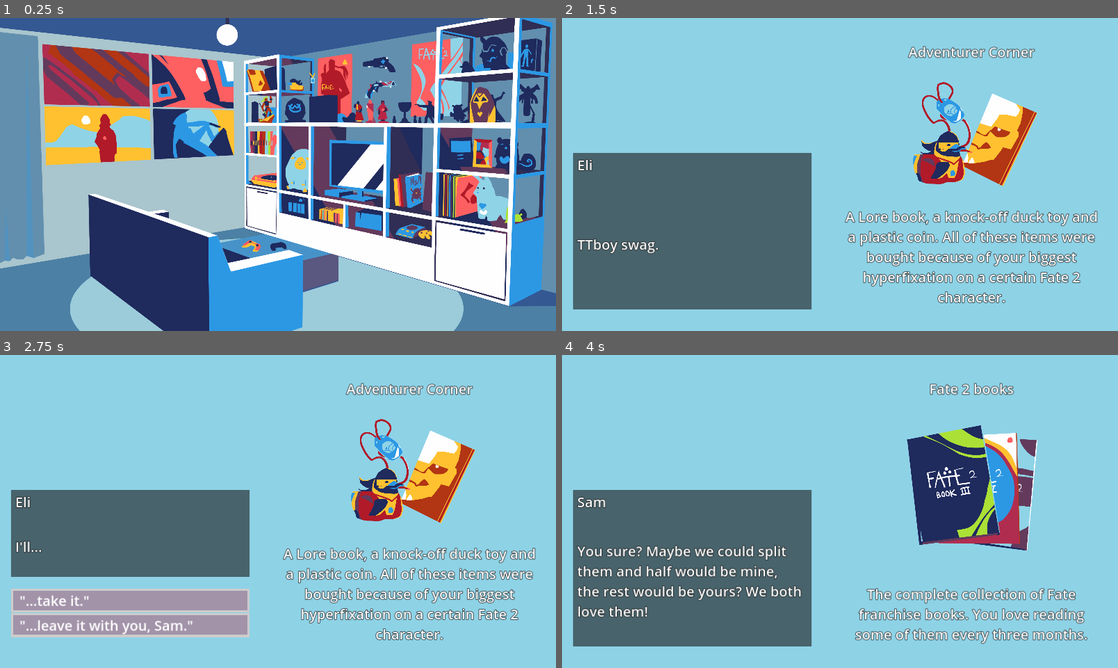
Above: before the commit, frames 1-4 (two rows, left to right).
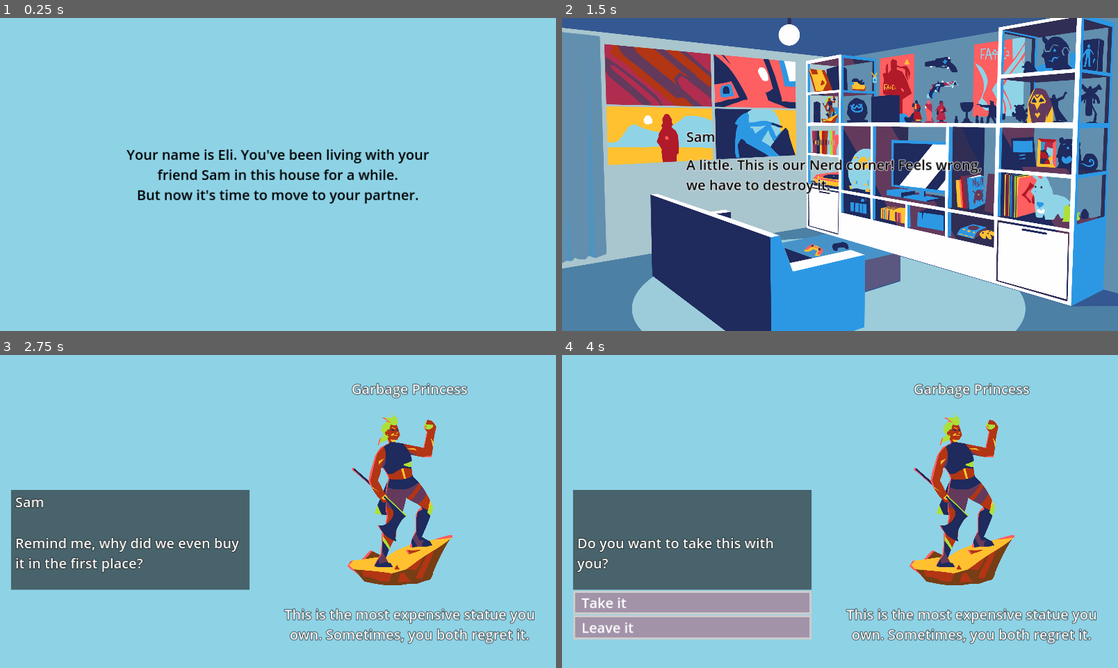
Above: after the commit, the same moments.

Repository: milana-94888u/by-the-shelf
Game: Godot game, scene res://src/scenes/ui/game_start_screen/game_start_screen.tscn
The game is run twice, just before and just after one commit, with the same random seed, the same clock (stepped at 60 frames per second) and the same inputs. Before the commit the project starts from res://src/scenes/room/room.tscn.
Inputs (mouse positions are in pixels of both pictures, inside the frame that each line leads up to):
- Up to frame 1 (0.25 s): no input
- Up to frame 2 (1.5 s): tap Enter (ui_accept) at 0.5, 1.35 s; move the mouse to (845, 80) at 0.52 s; hold Enter (ui_accept) 0.53-1.28 s; click (845, 80) at 0.67 s; move the mouse to (701, 111) at 1.27 s; click (701, 111) at 1.42 s
- Up to frame 3 (2.75 s): tap Enter (ui_accept) at 1.52, 1.82 s; move the mouse to (266, 448) at 2.02 s; hold Enter (ui_accept) from 2.03 s (still down); click (266, 448) at 2.17 s
- Up to frame 4 (4 s): release Enter (ui_accept) at 2.75 s; click (689, 599) at 2.75 s, where only the run before the commit has a clickable "'...take it.'"; tap Enter (ui_accept) at 3.5, 3.6, 3.77 s; move the mouse to (828, 480) at 3.52 s; click (828, 480) at 3.67 s

The runs differ from the first frame. In frame 1, 90% of the frame differs, in the area x 0-100%, y 0-100%; in frame 2, 91%; in frame 3, 21%; in frame 4, 22%.

Commit message:
complete base game

Diff:
--- a/project.godot
+++ b/project.godot
@@ -11,7 +11,7 @@
 [application]
 
 config/name="By The Shelf"
-run/main_scene="res://src/scenes/room/room.tscn"
+run/main_scene="res://src/scenes/ui/game_start_screen/game_start_screen.tscn"
 config/features=PackedStringArray("4.1", "GL Compatibility")
 config/icon="res://icon.svg"
 
@@ -19,6 +19,7 @@
 
 ItemsSelectionManager="*res://src/autoload/items_selection_manager.gd"
 RelationshipManager="*res://src/autoload/relationship_manager.gd"
+BackgroundMusic="res://src/autoload/background_music.tscn"
 
 [display]
 
--- /dev/null
+++ b/src/autoload/background_music.tscn
@@ -0,0 +1,8 @@
+[gd_scene load_steps=2 format=3 uid="uid://cpyp0r5mpmnom"]
+
+[ext_resource type="AudioStream" uid="uid://cid5f3rk3teta" path="res://assets/audio/bgmusic.mp3" id="1_tfakk"]
+
+[node name="BackgroundMusic" type="AudioStreamPlayer"]
+stream = ExtResource("1_tfakk")
+volume_db = -20.0
+autoplay = true
--- a/src/autoload/relationship_manager.gd
+++ b/src/autoload/relationship_manager.gd
@@ -2,6 +2,10 @@
 
 
 var remaining_items: Array[Item]
+
+
+var good_ending := preload("res://src/scenes/ui/outro/good_outro.tscn")
+var bad_ending := preload("res://src/scenes/ui/outro/bad_outro.tscn")
 
 
 func register_item(item: Item) -> void:
@@ -11,7 +15,10 @@
 func unregister_item(item: Item) -> void:
 	remaining_items.erase(item)
 	if remaining_items.is_empty():
-		pass
+		if relationship > 0:
+			get_tree().change_scene_to_packed(good_ending)
+		else:
+			get_tree().change_scene_to_packed(bad_ending)
 
 
 var relationship := 0.0
--- /dev/null
+++ b/src/resources/intro_dialog_line.gd
@@ -0,0 +1,6 @@
+class_name IntroDialogLine
+extends Resource
+
+
+@export var said_by: String
+@export var line_text: String
--- a/src/scenes/ui/dialog/dialog.tscn
+++ b/src/scenes/ui/dialog/dialog.tscn
@@ -20,7 +20,7 @@
 anchor_bottom = 1.0
 grow_horizontal = 2
 grow_vertical = 2
-color = Color(0.558594, 0.824219, 0.902344, 1)
+color = Color(0.556863, 0.823529, 0.901961, 1)
 
 [node name="HSplitContainer" type="HSplitContainer" parent="."]
 layout_mode = 1
@@ -34,13 +34,13 @@
 [node name="DialogSide" type="MarginContainer" parent="HSplitContainer"]
 layout_mode = 2
 
-[node name="DialogBox" type="VSplitContainer" parent="HSplitContainer/DialogSide"]
+[node name="DialogBox" type="VBoxContainer" parent="HSplitContainer/DialogSide"]
 custom_minimum_size = Vector2(0, 720)
 layout_mode = 2
 size_flags_vertical = 8
-split_offset = 400
 
 [node name="DialogPanel" type="Panel" parent="HSplitContainer/DialogSide/DialogBox"]
+custom_minimum_size = Vector2(0, 460)
 layout_mode = 2
 mouse_filter = 1
 
--- /dev/null
+++ b/src/scenes/ui/game_end_screen/game_end_screen.gd
@@ -0,0 +1,9 @@
+extends Control
+
+
+@export var start_scene: PackedScene
+
+
+func _on_restart_button_pressed() -> void:
+	RelationshipManager.relationship = 0.0
+	get_tree().change_scene_to_packed(start_scene)
--- /dev/null
+++ b/src/scenes/ui/game_end_screen/game_end_screen.tscn
@@ -0,0 +1,54 @@
+[gd_scene load_steps=4 format=3 uid="uid://bedwthkwrror3"]
+
+[ext_resource type="Script" path="res://src/scenes/ui/game_end_screen/game_end_screen.gd" id="1_ptwo8"]
+[ext_resource type="PackedScene" uid="uid://dtlxps4jnun7t" path="res://src/scenes/ui/game_start_screen/game_start_screen.tscn" id="2_nldix"]
+
+[sub_resource type="Theme" id="Theme_if0r7"]
+default_font_size = 64
+Label/colors/font_outline_color = Color(0.219608, 0.219608, 0.219608, 1)
+Label/constants/outline_size = 10
+
+[node name="GameEndScreen" type="Control"]
+layout_mode = 3
+anchors_preset = 15
+anchor_right = 1.0
+anchor_bottom = 1.0
+grow_horizontal = 2
+grow_vertical = 2
+theme = SubResource("Theme_if0r7")
+script = ExtResource("1_ptwo8")
+start_scene = ExtResource("2_nldix")
+
+[node name="Background" type="ColorRect" parent="."]
+layout_mode = 1
+anchors_preset = 15
+anchor_right = 1.0
+anchor_bottom = 1.0
+grow_horizontal = 2
+grow_vertical = 2
+color = Color(0.556863, 0.823529, 0.901961, 1)
+
+[node name="VBoxContainer" type="VBoxContainer" parent="."]
+layout_mode = 1
+anchors_preset = 8
+anchor_left = 0.5
+anchor_top = 0.5
+anchor_right = 0.5
+anchor_bottom = 0.5
+offset_left = -284.0
+offset_top = -95.5
+offset_right = 284.0
+offset_bottom = 95.5
+grow_horizontal = 2
+grow_vertical = 2
+
+[node name="Label" type="Label" parent="VBoxContainer"]
+layout_mode = 2
+text = "The game finished"
+
+[node name="RestartButton" type="Button" parent="VBoxContainer"]
+layout_mode = 2
+mouse_default_cursor_shape = 2
+text = "Restart"
+
+[connection signal="pressed" from="VBoxContainer/RestartButton" to="." method="_on_restart_button_pressed"]
--- /dev/null
+++ b/src/scenes/ui/game_start_screen/game_start_screen.gd
@@ -0,0 +1,31 @@
+extends Control
+
+
+@onready var labels_row: Array[Label] = [
+	$FirstLabel as Label, $SecondLabel as Label, $ThirdLabel as Label
+]
+
+
+@export var next_scene: PackedScene
+
+
+var current_label := 0
+
+
+func move_line() -> void:
+	for label in labels_row:
+		label.hide()
+	if current_label < labels_row.size():
+		labels_row[current_label].show()
+	else:
+		get_tree().change_scene_to_packed(next_scene)
+	current_label += 1
+
+
+func _ready() -> void:
+	move_line()
+
+
+func _input(event: InputEvent) -> void:
+	if event.is_action_pressed("ui_accept"):
+		move_line()
--- /dev/null
+++ b/src/scenes/ui/game_start_screen/game_start_screen.tscn
@@ -0,0 +1,117 @@
+[gd_scene load_steps=6 format=3 uid="uid://dtlxps4jnun7t"]
+
+[ext_resource type="Script" path="res://src/scenes/ui/game_start_screen/game_start_screen.gd" id="1_dt6eb"]
+[ext_resource type="PackedScene" uid="uid://ccftig6hopdso" path="res://src/scenes/ui/intro/intro.tscn" id="2_ughir"]
+
+[sub_resource type="StyleBoxEmpty" id="StyleBoxEmpty_0s35v"]
+content_margin_left = 12.0
+content_margin_right = 12.0
+
+[sub_resource type="StyleBoxFlat" id="StyleBoxFlat_w02rq"]
+bg_color = Color(0.6, 0.6, 0.6, 0)
+border_width_left = 20
+border_width_top = 20
+border_width_right = 20
+border_width_bottom = 20
+border_color = Color(0, 0, 0, 1)
+
+[sub_resource type="Theme" id="Theme_4uypa"]
+default_font_size = 64
+Label/colors/font_color = Color(0, 0, 0, 1)
+Label/styles/normal = SubResource("StyleBoxEmpty_0s35v")
+Panel/styles/panel = SubResource("StyleBoxFlat_w02rq")
+
+[node name="GameStartScreen" type="Control"]
+layout_mode = 3
+anchors_preset = 15
+anchor_right = 1.0
+anchor_bottom = 1.0
+grow_horizontal = 2
+grow_vertical = 2
+theme = SubResource("Theme_4uypa")
+script = ExtResource("1_dt6eb")
+next_scene = ExtResource("2_ughir")
+
+[node name="Background" type="ColorRect" parent="."]
+layout_mode = 1
+anchors_preset = 15
+anchor_right = 1.0
+anchor_bottom = 1.0
+grow_horizontal = 2
+grow_vertical = 2
+color = Color(0.556863, 0.823529, 0.901961, 1)
+
+[node name="FirstLabel" type="Label" parent="."]
+visible = false
+custom_minimum_size = Vector2(1440, 0)
+layout_mode = 1
+anchors_preset = 8
+anchor_left = 0.5
+anchor_top = 0.5
+anchor_right = 0.5
+anchor_bottom = 0.5
+offset_left = -720.0
+offset_top = -136.5
+offset_right = 720.0
+offset_bottom = 136.5
+grow_horizontal = 2
+grow_vertical = 2
+text = "Your name is Eli. You've been living with your friend Sam in this house for a while.
+But now it's time to move to your partner."
+horizontal_alignment = 1
+vertical_alignment = 1
+autowrap_mode = 3
+
+[node name="SecondLabel" type="Label" parent="."]
+visible = false
+custom_minimum_size = Vector2(1840, 0)
+layout_mode = 1
+anchors_preset = 8
+anchor_left = 0.5
+anchor_top = 0.5
+anchor_right = 0.5
+anchor_bottom = 0.5
+offset_left = -920.0
+offset_top = -136.5
+offset_right = 920.0
+offset_bottom = 136.5
+grow_horizontal = 2
+grow_vertical = 2
+text = "You've already moved most of your things, but there's that one Shelf in your living room that has thing that are yours and Sam's."
+horizontal_alignment = 1
+vertical_alignment = 1
+autowrap_mode = 3
+
+[node name="ThirdLabel" type="Label" parent="."]
+custom_minimum_size = Vector2(1440, 512)
+layout_mode = 1
+anchors_preset = 8
+anchor_left = 0.5
+anchor_top = 0.5
+anchor_right = 0.5
+anchor_bottom = 0.5
+offset_left = -720.0
+offset_top = -200.0
+offset_right = 720.0
+offset_bottom = 200.0
+grow_horizontal = 2
+grow_vertical = 2
+text = "You both have to decide what you can take with you and what has to be left behind."
+horizontal_alignment = 1
+vertical_alignment = 1
+autowrap_mode = 3
+
+[node name="Label" type="Label" parent="ThirdLabel"]
+layout_mode = 1
+anchors_preset = 3
+anchor_left = 1.0
+anchor_top = 1.0
+anchor_right = 1.0
+anchor_bottom = 1.0
+offset_left = -742.0
+offset_top = 353.0
+offset_right = 399.0
+offset_bottom = 444.0
+grow_horizontal = 0
+grow_vertical = 0
+text = "We recommend to play in fullscreen"
--- a/src/scenes/ui/intro/intro.gd
+++ b/src/scenes/ui/intro/intro.gd
@@ -1,25 +1,22 @@
 extends Control
 
 
-@onready var labels_row: Array[Label] = [
-	$FirstLabel as Label, $SecondLabel as Label, $ThirdLabel as Label
-]
-
-
+@export var lines: Array[IntroDialogLine]
 @export var next_scene: PackedScene
 
+@onready var line_label := $LineLabel
+@onready var said_by_label := $SaidByLabel
 
-var current_label := 0
+var current_line := 0
 
 
 func move_line() -> void:
-	for label in labels_row:
-		label.hide()
-	if current_label < labels_row.size():
-		labels_row[current_label].show()
+	if current_line < lines.size():
+		line_label.text = lines[current_line].line_text
+		said_by_label.text = lines[current_line].said_by
 	else:
 		get_tree().change_scene_to_packed(next_scene)
-	current_label += 1
+	current_line += 1
 
 
 func _ready() -> void:
--- a/src/scenes/ui/intro/intro.tscn
+++ b/src/scenes/ui/intro/intro.tscn
@@ -1,7 +1,9 @@
-[gd_scene load_steps=6 format=3 uid="uid://ccftig6hopdso"]
+[gd_scene load_steps=13 format=3 uid="uid://ccftig6hopdso"]
 
 [ext_resource type="Script" path="res://src/scenes/ui/intro/intro.gd" id="1_0ibgg"]
+[ext_resource type="Script" path="res://src/resources/intro_dialog_line.gd" id="2_acxdw"]
 [ext_resource type="PackedScene" uid="uid://cx8gwlfthou1c" path="res://src/scenes/room/room.tscn" id="2_pfk0j"]
+[ext_resource type="Texture2D" uid="uid://cq3y7731j4frt" path="res://assets/sprites/background with things.png" id="4_ceqah"]
 
 [sub_resource type="StyleBoxEmpty" id="StyleBoxEmpty_0s35v"]
 content_margin_left = 12.0
@@ -18,8 +20,35 @@
 [sub_resource type="Theme" id="Theme_4uypa"]
 default_font_size = 64
 Label/colors/font_color = Color(0, 0, 0, 1)
+Label/colors/font_outline_color = Color(1, 1, 1, 1)
+Label/constants/outline_size = 10
 Label/styles/normal = SubResource("StyleBoxEmpty_0s35v")
 Panel/styles/panel = SubResource("StyleBoxFlat_w02rq")
+
+[sub_resource type="Resource" id="Resource_sc2r6"]
+script = ExtResource("2_acxdw")
+said_by = "Sam"
+line_text = "Looks like we’ve got only one thing left. The Shelf."
+
+[sub_resource type="Resource" id="Resource_p3we0"]
+script = ExtResource("2_acxdw")
+said_by = "Eli"
+line_text = "Are you sad we’re almost done?"
+
+[sub_resource type="Resource" id="Resource_23hvu"]
+script = ExtResource("2_acxdw")
+said_by = "Sam"
+line_text = "A little. This is our Nerd corner! Feels wrong, we have to destroy it."
+
+[sub_resource type="Resource" id="Resource_t3pbk"]
+script = ExtResource("2_acxdw")
+said_by = "Eli"
+line_text = "We’re not destroying it, we just move stuff."
+
+[sub_resource type="Resource" id="Resource_4ulwy"]
+script = ExtResource("2_acxdw")
+said_by = "Sam"
+line_text = "I guess."
 
 [node name="Intro" type="Control"]
 layout_mode = 3
@@ -30,19 +59,19 @@
 grow_vertical = 2
 theme = SubResource("Theme_4uypa")
 script = ExtResource("1_0ibgg")
+lines = Array[ExtResource("2_acxdw")]([SubResource("Resource_sc2r6"), SubResource("Resource_p3we0"), SubResource("Resource_23hvu"), SubResource("Resource_t3pbk"), SubResource("Resource_4ulwy")])
 next_scene = ExtResource("2_pfk0j")
 
-[node name="Background" type="ColorRect" parent="."]
+[node name="Background" type="TextureRect" parent="."]
 layout_mode = 1
 anchors_preset = 15
 anchor_right = 1.0
 anchor_bottom = 1.0
 grow_horizontal = 2
 grow_vertical = 2
-color = Color(0.960784, 0.870588, 0.701961, 1)
+texture = ExtResource("4_ceqah")
 
-[node name="FirstLabel" type="Label" parent="."]
-visible = false
+[node name="LineLabel" type="Label" parent="."]
 custom_minimum_size = Vector2(1440, 0)
 layout_mode = 1
 anchors_preset = 8
@@ -56,34 +85,12 @@
 offset_bottom = 136.5
 grow_horizontal = 2
 grow_vertical = 2
-text = "Your name is Eli. You've been living with your friend Sam in this house for a while.
-But now it's time to move to your partner."
-horizontal_alignment = 1
+text = "Still can't believe you're going. It will be so awkward without you here. "
 vertical_alignment = 1
 autowrap_mode = 3
 
-[node name="SecondLabel" type="Label" parent="."]
-visible = false
-custom_minimum_size = Vector2(1840, 0)
-layout_mode = 1
-anchors_preset = 8
-anchor_left = 0.5
-anchor_top = 0.5
-anchor_right = 0.5
-anchor_bottom = 0.5
-offset_left = -920.0
-offset_top = -136.5
-offset_right = 920.0
-offset_bottom = 136.5
-grow_horizontal = 2
-grow_vertical = 2
-text = "You've already moved most of your things, but there's that one Shelf in your living room that has thing that are yours and Sam's."
-horizontal_alignment = 1
-vertical_alignment = 1
-autowrap_mode = 3
-
-[node name="ThirdLabel" type="Label" parent="."]
-custom_minimum_size = Vector2(1440, 512)
+[node name="SaidByLabel" type="Label" parent="."]
+custom_minimum_size = Vector2(1440, 0)
 layout_mode = 1
 anchors_preset = 8
 anchor_left = 0.5
@@ -91,27 +98,10 @@
 anchor_right = 0.5
 anchor_bottom = 0.5
 offset_left = -720.0
-offset_top = -200.0
+offset_top = -220.0
 offset_right = 720.0
-offset_bottom = 200.0
+offset_bottom = 53.0
 grow_horizontal = 2
 grow_vertical = 2
-text = "You both have to decide what you can take with you and what has to be left behind."
-horizontal_alignment = 1
-vertical_alignment = 1
+text = "Sam"
 autowrap_mode = 3
-
-[node name="Label" type="Label" parent="ThirdLabel"]
-layout_mode = 1
-anchors_preset = 3
-anchor_left = 1.0
-anchor_top = 1.0
-anchor_right = 1.0
-anchor_bottom = 1.0
-offset_left = -742.0
-offset_top = 353.0
-offset_right = 399.0
-offset_bottom = 444.0
-grow_horizontal = 0
-grow_vertical = 0
-text = "We recommend to play in fullscreen"
--- /dev/null
+++ b/src/scenes/ui/outro/bad_outro.tscn
@@ -0,0 +1,17 @@
+[gd_scene load_steps=3 format=3 uid="uid://c8k3i2iaheo0j"]
+
+[ext_resource type="PackedScene" uid="uid://bnlyem2f48sv2" path="res://src/scenes/ui/outro/good_outro.tscn" id="1_y2mwc"]
+[ext_resource type="Texture2D" uid="uid://c61hsfrkpc8qn" path="res://assets/sprites/endings/bad ending.png" id="2_q0mwn"]
+
+[node name="BadOutro" instance=ExtResource("1_y2mwc")]
+
+[node name="Background" parent="." index="0"]
+texture = ExtResource("2_q0mwn")
+
+[node name="LineLabel" parent="." index="1"]
+offset_left = 1200.0
+offset_right = 2200.0
+
+[node name="SaidByLabel" parent="." index="2"]
+offset_left = 1200.0
+offset_right = 2200.0
--- /dev/null
+++ b/src/scenes/ui/outro/good_outro.tscn
@@ -0,0 +1,73 @@
+[gd_scene load_steps=13 format=3 uid="uid://bnlyem2f48sv2"]
+
+[ext_resource type="PackedScene" uid="uid://ccftig6hopdso" path="res://src/scenes/ui/intro/intro.tscn" id="1_dnr2x"]
+[ext_resource type="PackedScene" uid="uid://bedwthkwrror3" path="res://src/scenes/ui/game_end_screen/game_end_screen.tscn" id="2_8uw8f"]
+[ext_resource type="Script" path="res://src/resources/intro_dialog_line.gd" id="2_agxhr"]
+[ext_resource type="Texture2D" uid="uid://decolgqw2xs2a" path="res://assets/sprites/endings/good ending.png" id="2_rkw0c"]
+
+[sub_resource type="Resource" id="Resource_l6aew"]
+script = ExtResource("2_agxhr")
+said_by = "Eli"
+line_text = "Okay, I've got everything together, I think. "
+
+[sub_resource type="Resource" id="Resource_xxmyy"]
+script = ExtResource("2_agxhr")
+said_by = "Sam"
+line_text = "Still can't believe you're going. It will be so awkward without you here. "
+
+[sub_resource type="Resource" id="Resource_llscu"]
+script = ExtResource("2_agxhr")
+said_by = "Eli"
+line_text = "We still can hang out, I can still visit. We're going to be alright. "
+
+[sub_resource type="Resource" id="Resource_07mo1"]
+script = ExtResource("2_agxhr")
+said_by = "Sam"
+line_text = "Yeah. "
+
+[sub_resource type="Resource" id="Resource_b1wda"]
+script = ExtResource("2_agxhr")
+said_by = "Eli"
+line_text = "Thank you for your help. "
+
+[sub_resource type="Resource" id="Resource_nhp88"]
+script = ExtResource("2_agxhr")
+said_by = "Sam"
+line_text = "Sure. "
+
+[sub_resource type="Resource" id="Resource_xrcp2"]
+script = ExtResource("2_agxhr")
+said_by = "Eli"
+line_text = "And see ya. "
+
+[sub_resource type="Resource" id="Resource_j6m2h"]
+script = ExtResource("2_agxhr")
+said_by = "Sam"
+line_text = "See ya. I'll miss you anyway."
+
+[node name="GoodOutro" instance=ExtResource("1_dnr2x")]
+lines = Array[ExtResource("2_agxhr")]([SubResource("Resource_l6aew"), SubResource("Resource_xxmyy"), SubResource("Resource_llscu"), SubResource("Resource_07mo1"), SubResource("Resource_b1wda"), SubResource("Resource_nhp88"), SubResource("Resource_xrcp2"), SubResource("Resource_j6m2h")])
+next_scene = ExtResource("2_8uw8f")
+
+[node name="Background" parent="." index="0"]
+texture = ExtResource("2_rkw0c")
+
+[node name="LineLabel" parent="." index="1"]
+custom_minimum_size = Vector2(1000, 0)
+anchors_preset = 4
+anchor_left = 0.0
+anchor_right = 0.0
+offset_left = 100.0
+offset_right = 1100.0
+grow_horizontal = 1
+
+[node name="SaidByLabel" parent="." index="2"]
+custom_minimum_size = Vector2(1000, 0)
+anchors_preset = 4
+anchor_left = 0.0
+anchor_right = 0.0
+offset_left = 100.0
+offset_top = -280.0
+offset_right = 1100.0
+offset_bottom = -7.0
+grow_horizontal = 1
Not shown, added: assets/audio/bgmusic.mp3.import
Binary file added: assets/sprites/background with things.png
Not shown, added: assets/sprites/background with things.png.import
Not shown, added: assets/audio/bgmusic.mp3
